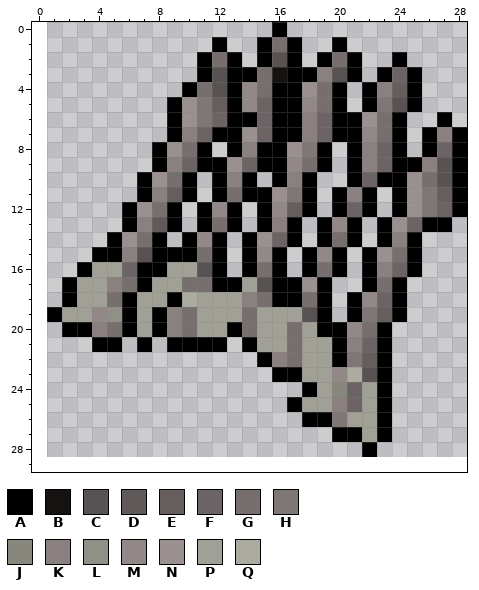
Pixel-art sprite, stored at src/main/resources/Steel_bolts_5.png. The first picture shows the starting point.
The file is 28x29 pixels. Colours within 5 levels of each other are drawn and written as one. The old version is drawn lined up with the new one, on the new canvas.
Palette (. is transparent): A #000001  B #161212  C #585252  D #5f5959  E #655e5d  F #6c6464  G #776f6e  H #7f7676  J #87877d  K #89807f  L #909087  M #928888  N #9a908f  P #a0a096  Q #abab9f
Pixels before, first column x 1:
 0 ...............A............
 1 ...........A..AGA..A........
 2 ..........AGA.ACA.AGA..A....
 3 ..........ACAAGBAAKCA.AFA...
 4 .........AGCAMGAANGA.AKEA...
 5 ........ANHEAMFAAMGA.AHCA...
 6 ........ANHFAAFAAKFAANGA..A.
 7 ........AKFAANFAAKFAAMGA.AKA
 8 .......ANGA.AKAANHA.AKFA.AFA
 9 .......AKFAANFAAMGA.AKFAAKCA
10 ......ANGA.AKA.AKA..AFAANGCA
11 ......AKEA.AGAANHA.AKA.ANHEA
12 .....ANGA.AMA.AMEA.AFA.ANHFA
13 .....AKDA.AGA.AKA.AMA.ANFAA.
14 ....ANGA.AMA.ANFA.AGA.AKA...
15 ...AAKCAAAGA.AMA.AMA.ANGA...
16 ..APPFAAPPCA.AGA.AGA.AKFA...
17 .APPKGAPPGGAAPCAANA..AGA....
18 .APPGAPPAQPPPKGAAGA.AMFA....
19 APPMLAPAKGPPPGPPPCA.AHEA....
20 .AAKGAPAKGPPAGPPGPAAMGA.....
21 ...AA.A.AAAA.APPGPPAKFA.....
22 ..............AKGPPAHEA.....
23 ...............AAPPMQCA.....
24 .................APJFPA.....
25 ................APPKFPA.....
26 .................AAHPPA.....
27 ...................AAPA.....
28 .....................A......
After:
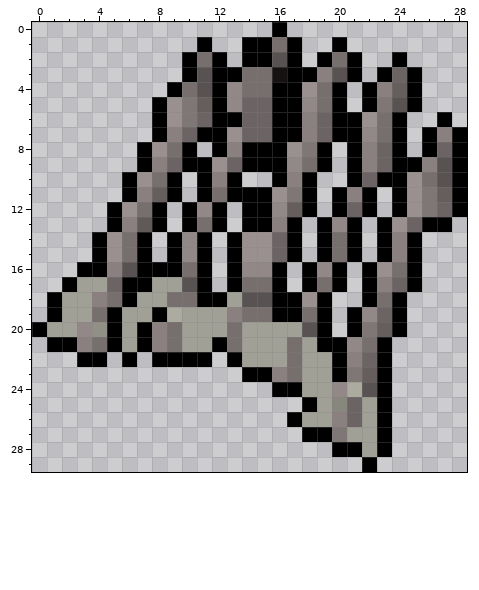
The exact change:
canvas 28x29 -> 29x30, the old top-left corner now at 1,0
Changed rows in their new state; - is an unchanged pixel.
first column x 0:
 1 -----------A.-A-----------
 2 ----------AGA.A-----------
 3 ----------ACA-G-----------
 4 ---------AGCAMG-----------
 5 --------ANHEAMF-----------
 6 --------ANHFA-F-----------
 7 --------AKFA-NF-----------
 8 -------ANGA.AKA-----------
 9 -------AKFA-NFA-----------
10 ------ANGA.AKA.-----------
11 ------AKEA.AGA------------
12 -----ANGA.AMA.A-----------
13 -----AKDA.AGA.A-----------
14 ----ANGA.AMA.AN-----------
15 -----NGA.-MA.ANNFA.AGA.AK-
16 ----AKC--AGA.AMM---M---NG-
17 -----FA---CA.-GG-.AGA--KFA
18 -AP-K----GGAA-CC--N--.AG--
19 ----GAP--QP--K-GAAG---MF--
20 APPMLAPAKGP--GP--PC-.AHEA-
21 -AAKG-P-KGPP-GP----A-MG---
22 ---AA-A-AAAA-APPP----KF---
23 --------------AAKG--AHE---
24 ----------------AAP-MQC---
25 -----------------.A-J-----
26 -----------------APPKF----
27 ------------------AAHP----
28 --------------------AAPA--
29 ----------------------A---
